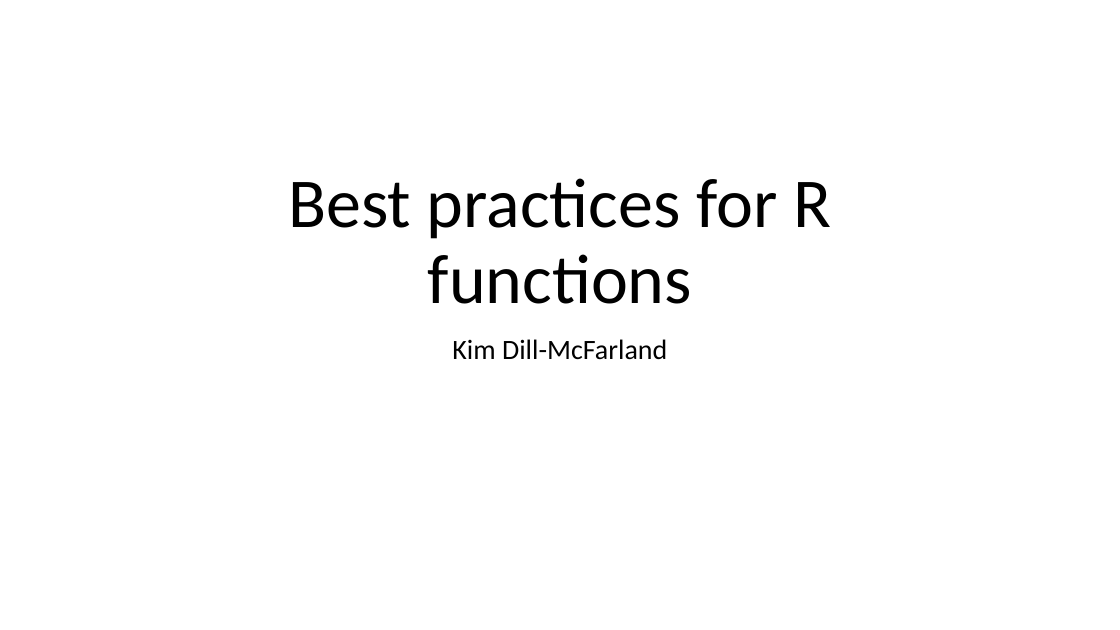
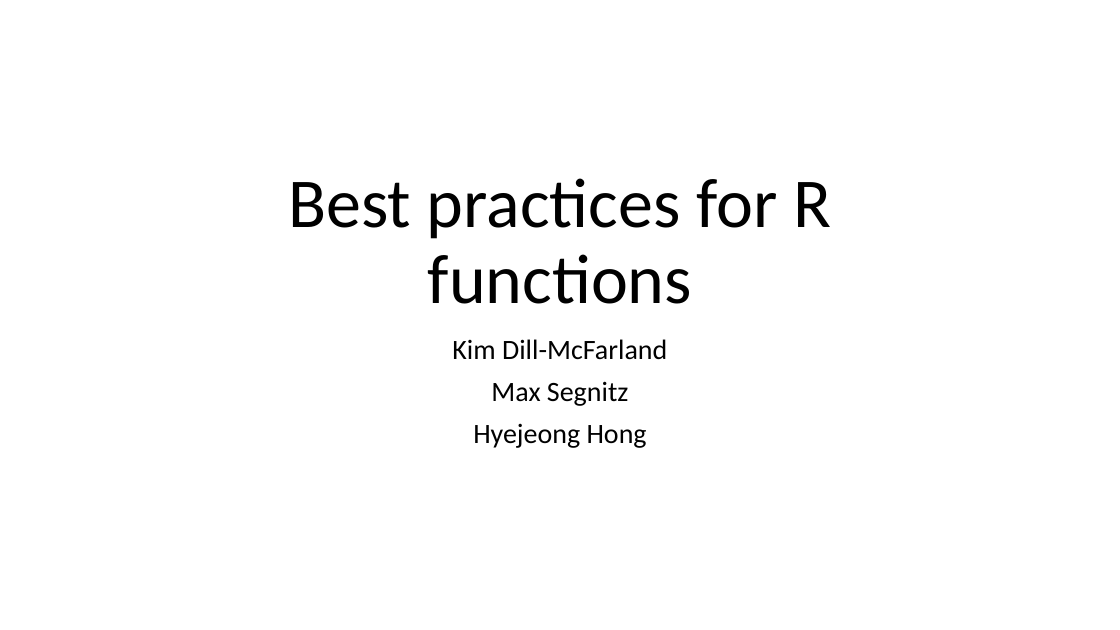
Before and after one commit to hawn-lab/workshops_UW_Seattle, a slide deck: slide 1 of 2020.06.30_R.functions/2020.06.30_R.function.best.practices.pptx. Drawn at 1120x630 pixels with LibreOffice and Linux fonts; fonts in the diff are those of the drawing. Boxes give left, top, right and bottom in pixels: in the first picture for what was removed or moved away, otherwise in the second. Text is boxed around its words. In the diff, an @@ line names an element or a change of style, - is before the commit and + after.

```diff
--- a/2020.06.30_R.functions/2020.06.30_R.function.best.practices.pptx
+++ b/2020.06.30_R.functions/2020.06.30_R.function.best.practices.pptx
@@ subtitle at bbox=[473, 381, 647, 448]: paragraphs added @@
+Max Segnitz
+Hyejeong Hong
```
Also in this commit, not shown: 2 other slides changed, 3 slides added.
